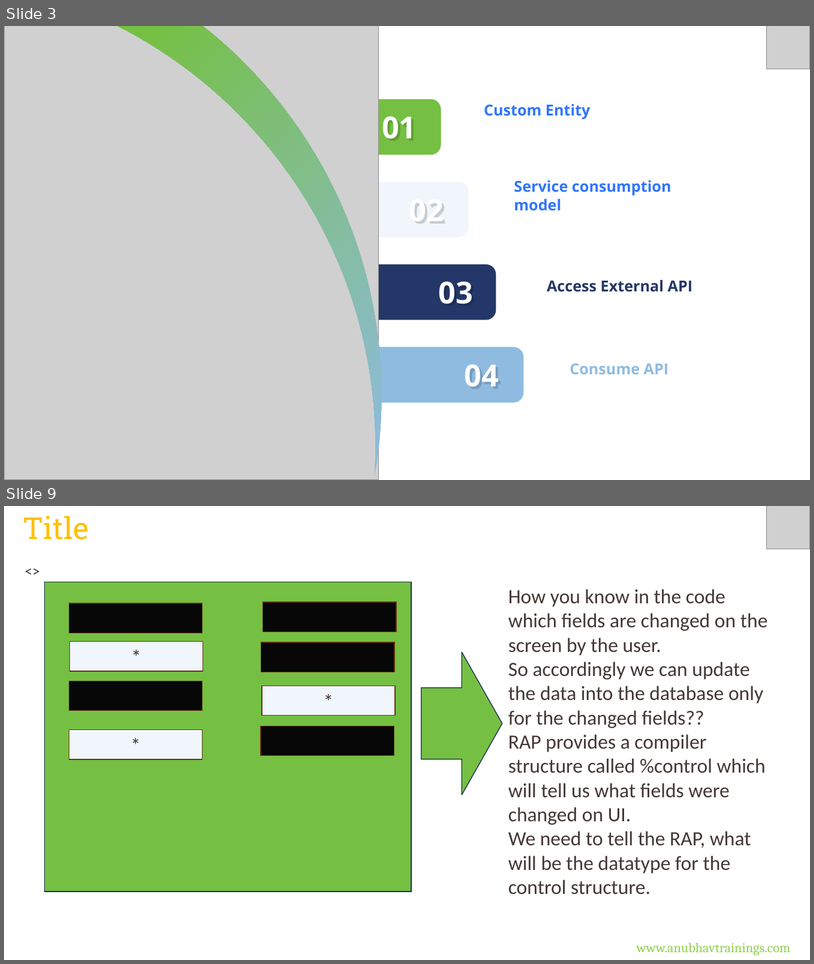
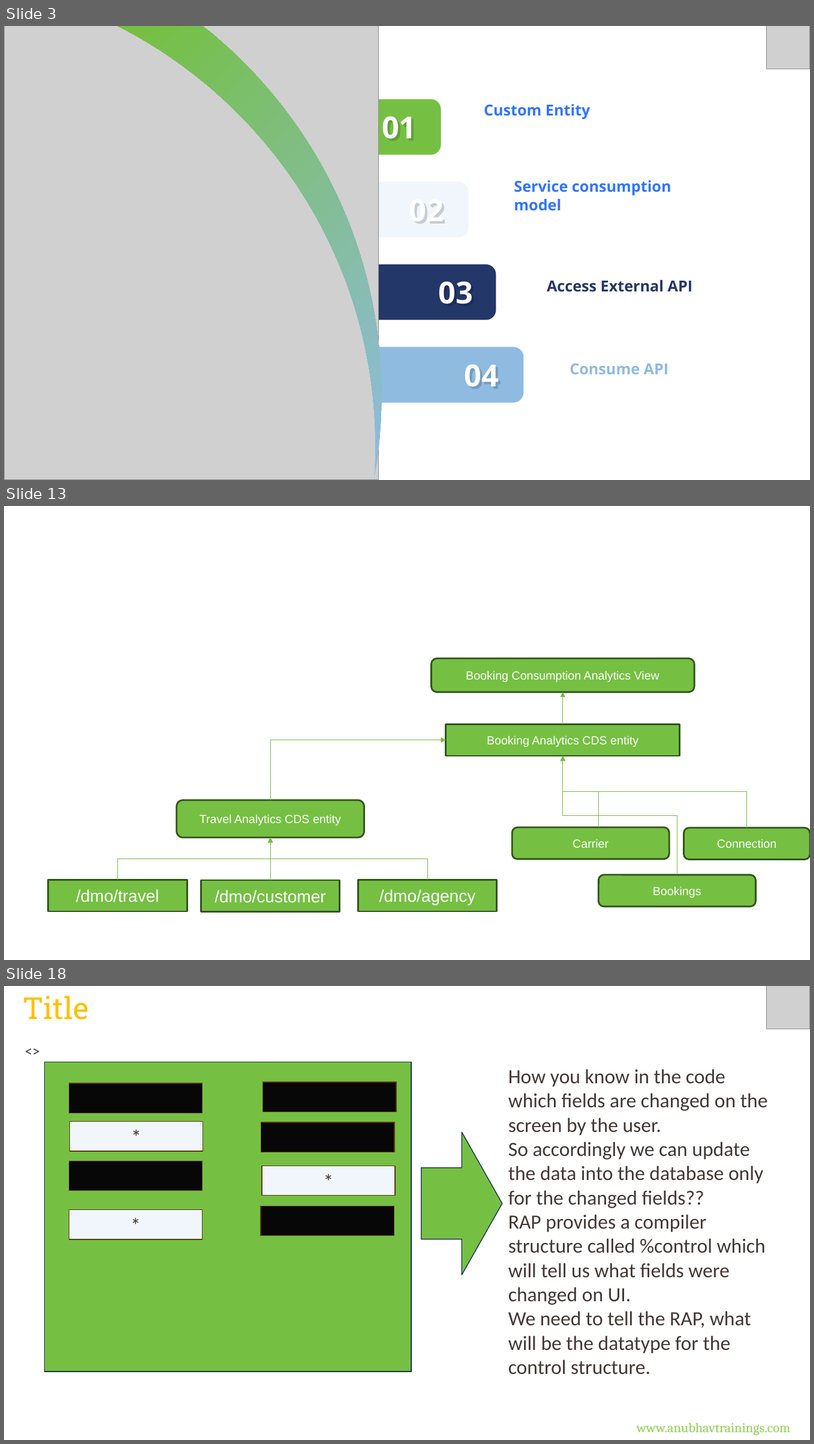
Before and after one commit to soyuztechnologies/CDS_AMDP_RAP_Training_60H, a slide deck: Day 16/DAY-16.pptx. Shown one above the other, each under a label of ours: slides 3 and 9 before the commit, slides 3, 13 and 18 after it; the slides between them are not shown. The pictures are 814x964 and 814x1444 pixels, drawn with LibreOffice and Linux fonts; fonts in the diff are those of the drawing; grey boxes stand for pictures. Boxes give left, top, right and bottom in pixels: in the first picture for what was removed or moved away, otherwise in the second. Text is boxed around its words. In the diff, an @@ line names an element or a change of style, - is before the commit and + after.

```diff
--- a/Day 16/DAY-16.pptx
+++ b/Day 16/DAY-16.pptx
@@ slide 13 added at [4, 506, 810, 960], background #FFFFFF @@
@@ rounded rectangle added at [432, 658, 695, 693], fill #75C042, outline #33541D 2 pt, 14 pt, text #FFFFFF @@
+Booking Consumption Analytics View
@@ arrow added from (563, 724) to (563, 692), #72BF3D 0.75 pt @@
@@ rectangle added at [446, 724, 680, 755], fill #75C042, outline #33541D 2 pt, 14 pt, text #FFFFFF @@
+Booking Analytics CDS entity
@@ elbow arrow added from (271, 800) to (446, 740), #72BF3D 0.75 pt @@
@@ elbow arrow added from (599, 827) to (563, 756), #72BF3D 0.75 pt @@
@@ elbow arrow added from (747, 828) to (563, 756), #72BF3D 0.75 pt @@
@@ elbow arrow added from (677, 874) to (563, 756), #72BF3D 0.75 pt @@
@@ rounded rectangle added at [177, 800, 365, 838], fill #75C042, outline #33541D 2 pt, 14 pt, text #FFFFFF @@
+Travel Analytics CDS entity
@@ rounded rectangle added at [512, 827, 669, 859], fill #75C042, outline #33541D 2 pt, 14 pt, text #FFFFFF @@
+Carrier
@@ rounded rectangle added at [684, 828, 810, 859], fill #75C042, outline #33541D 2 pt, 14 pt, text #FFFFFF @@
+Connection
@@ elbow arrow added from (118, 879) to (271, 838), #72BF3D 0.75 pt @@
@@ arrow added from (271, 880) to (271, 838), #72BF3D 0.75 pt @@
@@ elbow arrow added from (428, 879) to (271, 838), #72BF3D 0.75 pt @@
@@ rectangle added at [48, 879, 188, 911], fill #75C042, outline #33541D 2 pt, 20 pt, text #FFFFFF @@
+/dmo/travel
@@ rectangle added at [201, 880, 341, 912], fill #75C042, outline #33541D 2 pt, 20 pt, text #FFFFFF @@
+/dmo/customer
@@ rectangle added at [359, 879, 498, 911], fill #75C042, outline #33541D 2 pt, 20 pt, text #FFFFFF @@
+/dmo/agency
@@ rounded rectangle added at [599, 874, 756, 906], fill #75C042, outline #33541D 2 pt, 14 pt, text #FFFFFF @@
+Bookings
@@ what was slide 9 is now slide 18 @@
```
Also in this commit, not shown: 1 slide changed, 14 other slides added, 6 other files.
